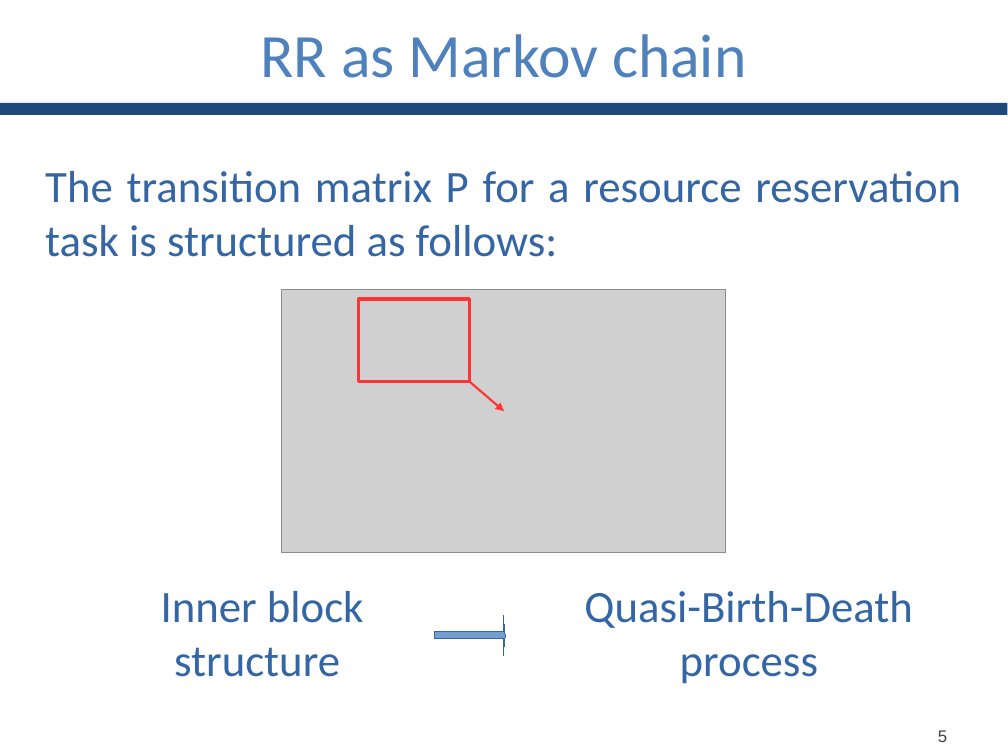
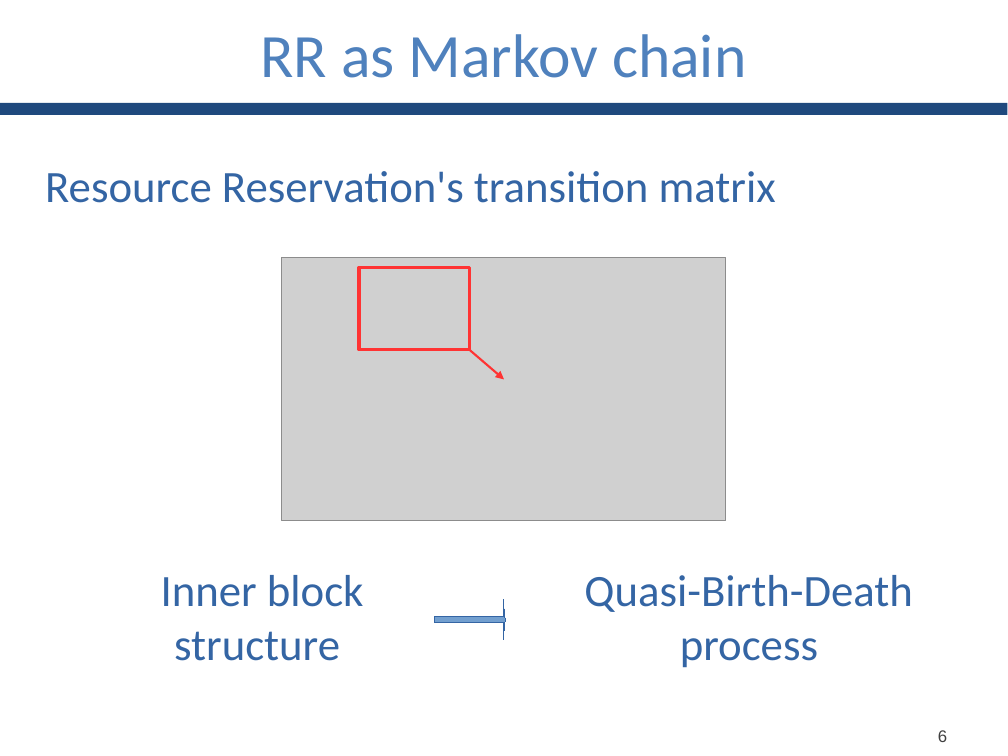
Before and after one commit to GianlucaBortoli/bachelorThesis, a slide deck: slide 7 of slides/slides.pptx (slide 6 before the commit). Drawn at 1008x756 pixels with LibreOffice and Linux fonts; fonts in the diff are those of the drawing; grey boxes stand for pictures. Boxes give left, top, right and bottom in pixels: in the first picture for what was removed or moved away, otherwise in the second. Text is boxed around its words. In the diff, an @@ line names an element or a change of style, - is before the commit and + after.

```diff
--- a/slides/slides.pptx
+++ b/slides/slides.pptx
@@ text at [45,171,776,203]: text changed @@
-The transition matrix P for a resource reservation task is structured as follows:
+Resource Reservation's transition matrix
@@ 1 picture, 1 rectangle, 1 arrow: place and size @@
-1 picture, 1 rectangle, 1 arrow at [281,289,726,553]
+1 picture, 1 rectangle, 1 arrow at [281,257,726,521]
@@ 2 texts, 1 right arrow: place and size @@
-2 texts, 1 right arrow at [161,591,912,684]
+2 texts, 1 right arrow at [161,575,912,668]
@@ text at [938,730,947,742]: text changed @@
-5
+6
```
Also in this commit, not shown: 6 other slides changed, 4 slides added, 3 slides removed.
